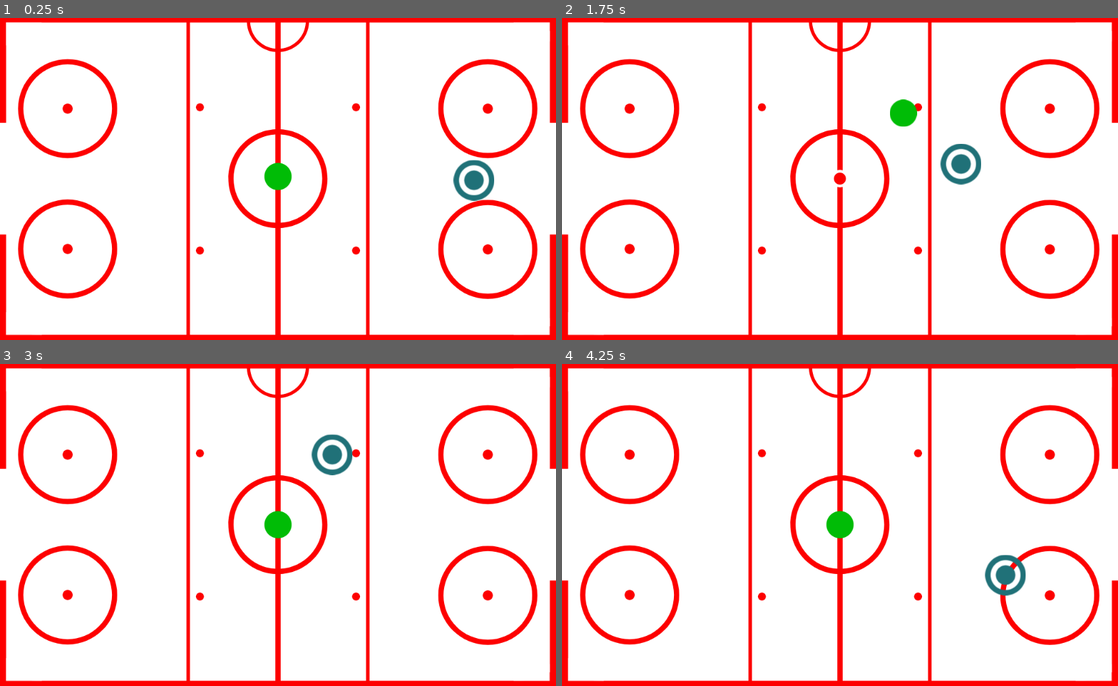
Above: before the commit, frames 1-4 (two rows, left to right).
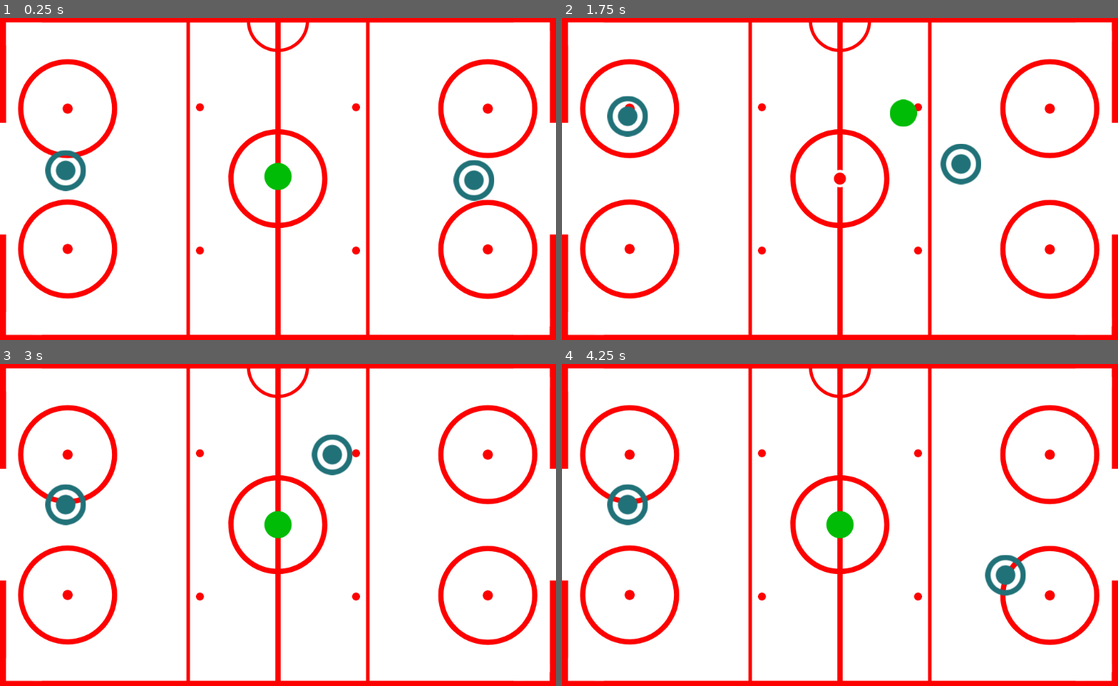
Above: after the commit, the same moments.

Repository: airpiazza/CS-4700-Pong
Game: Godot game, scene res://PongHockey/src/scenes/HockeyArena.tscn
The game is run twice, just before and just after one commit, with the same random seed, the same clock (stepped at 60 frames per second) and the same inputs. This scene is started directly instead of the project's main scene.
Inputs (mouse positions are in pixels of both pictures, inside the frame that each line leads up to):
- Up to frame 1 (0.25 s): no input
- Up to frame 2 (1.75 s): tap Enter at 0.5 s; move the mouse to (962, 162) at 0.52 s; hold Up (ui_up) 0.53-1.28 s; tap Space at 1.25 s; move the mouse to (728, 195) at 1.27 s; hold Down (ui_down) from 1.28 s (still down)
- Up to frame 3 (3 s): move the mouse to (333, 454) at 2.02 s; release Down (ui_down) at 2.03 s; hold Up (ui_up) from 2.03 s (still down); move the mouse to (250, 589) at 2.77 s
- Up to frame 4 (4.25 s): tap Enter at 3.5 s; move the mouse to (1006, 573) at 3.52 s; release Up (ui_up) at 3.53 s; hold Down (ui_down) from 3.53 s (still down)

The runs differ from the first frame. In frame 1, 0.6% of the frame differs, in the area x 8-16%, y 41-54%; in frame 2, 0.6%; in frame 3, 0.6%, in the area x 8-16%, y 37-51%; in frame 4, 0.6%.

Commit message:
added ai paddle

Diff:
--- /dev/null
+++ b/PongHockey/src/scenes/AIMallet.tscn
@@ -0,0 +1,17 @@
+[gd_scene load_steps=4 format=2]
+
+[ext_resource path="res://PongHockey/assets/air_hockey_mallet.png" type="Texture" id=1]
+[ext_resource path="res://PongHockey/src/scripts/AIMallet.gd" type="Script" id=2]
+
+[sub_resource type="CircleShape2D" id=1]
+radius = 38.0132
+
+[node name="AIMallet" type="KinematicBody2D"]
+position = Vector2( 121, 285 )
+script = ExtResource( 2 )
+
+[node name="AirHockeyMallet" type="Sprite" parent="."]
+texture = ExtResource( 1 )
+
+[node name="AICollisionBody" type="CollisionShape2D" parent="."]
+shape = SubResource( 1 )
--- a/PongHockey/src/scenes/HockeyArena.tscn
+++ b/PongHockey/src/scenes/HockeyArena.tscn
@@ -1,9 +1,10 @@
-[gd_scene load_steps=10 format=2]
+[gd_scene load_steps=11 format=2]
 
 [ext_resource path="res://pong/assets/wall.png" type="Texture" id=1]
 [ext_resource path="res://PongHockey/src/scenes/Rink.tscn" type="PackedScene" id=2]
 [ext_resource path="res://PongHockey/src/scenes/PlayerMallet.tscn" type="PackedScene" id=3]
 [ext_resource path="res://PongHockey/src/scenes/HockeyPuck.tscn" type="PackedScene" id=4]
+[ext_resource path="res://PongHockey/src/scenes/AIMallet.tscn" type="PackedScene" id=5]
 
 [sub_resource type="ConvexPolygonShape2D" id=3]
 points = PoolVector2Array( 0, 0, 8, 0, 8, 8, 0, 8 )
@@ -76,3 +77,5 @@
 [node name="PlayerMallet" parent="." instance=ExtResource( 3 )]
 
 [node name="Puck" parent="." instance=ExtResource( 4 )]
+
+[node name="AIMallet" parent="." instance=ExtResource( 5 )]
--- a/PongHockey/src/scenes/HockeyPuck.tscn
+++ b/PongHockey/src/scenes/HockeyPuck.tscn
@@ -1,7 +1,7 @@
 [gd_scene load_steps=4 format=2]
 
 [ext_resource path="res://PongHockey/assets/hockey_puck.png" type="Texture" id=1]
-[ext_resource path="res://PongHockey/src/scenes/HockeyPuck.gd" type="Script" id=2]
+[ext_resource path="res://PongHockey/src/scripts/HockeyPuck.gd" type="Script" id=2]
 
 [sub_resource type="CircleShape2D" id=1]
 radius = 25.2982
--- /dev/null
+++ b/PongHockey/src/scripts/AIMallet.gd
@@ -0,0 +1,29 @@
+extends KinematicBody2D
+
+
+# Declare member variables here. Examples:
+# var a = 2
+# var b = "text"
+export var speed = 1000.0
+var velocity = Vector2()
+
+
+# Called when the node enters the scene tree for the first time.
+func _ready():
+	velocity = Vector2.ZERO
+
+
+# Called every frame. 'delta' is the elapsed time since the previous frame.
+func _physics_process(delta):
+	velocity = Vector2.ZERO
+
+	var ball = get_parent().get_node("Puck")
+
+	if ball.velocity != Vector2.ZERO:
+		if ball.position.y < self.position.y:
+			velocity += Vector2.UP * (speed/2)
+		if ball.position.y > self.position.y:
+			velocity += Vector2.DOWN * (speed/2)
+
+
+	move_and_collide(velocity*delta)
Renamed: PongHockey/src/scenes/HockeyPuck.gd -> PongHockey/src/scripts/HockeyPuck.gd
